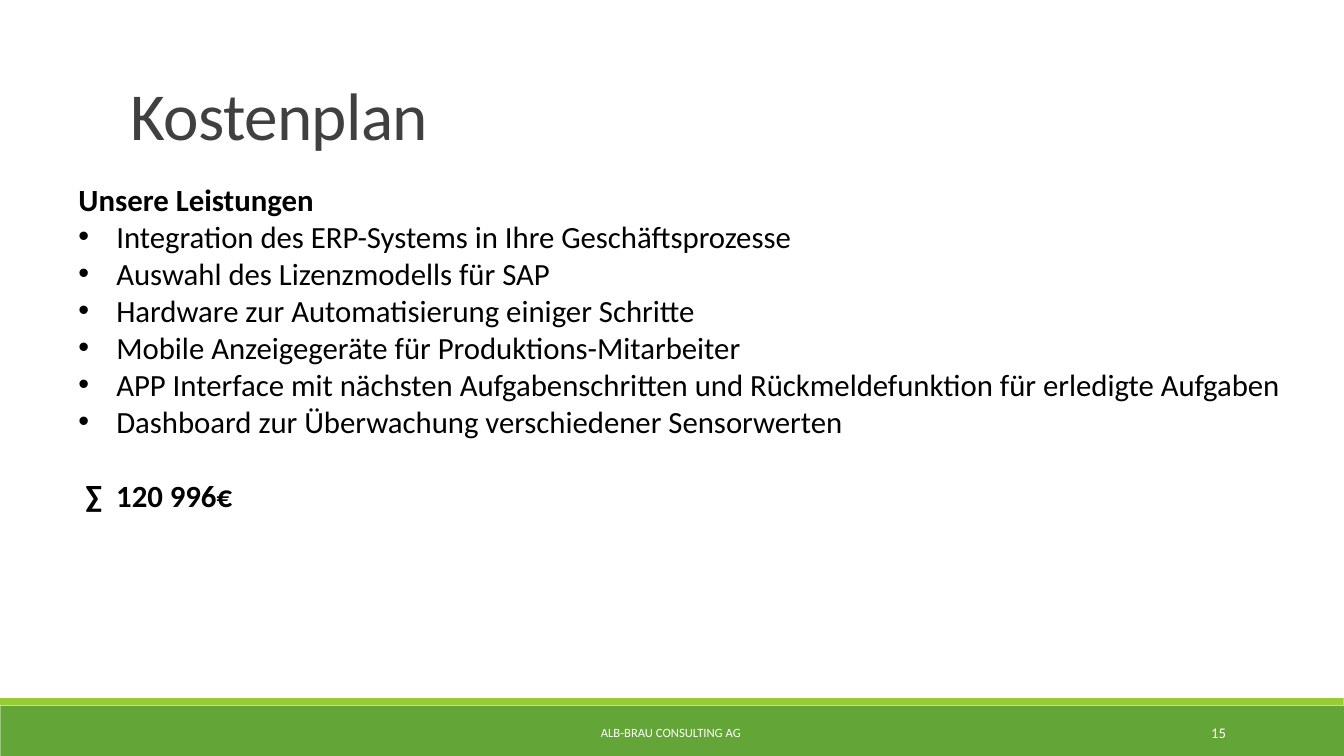
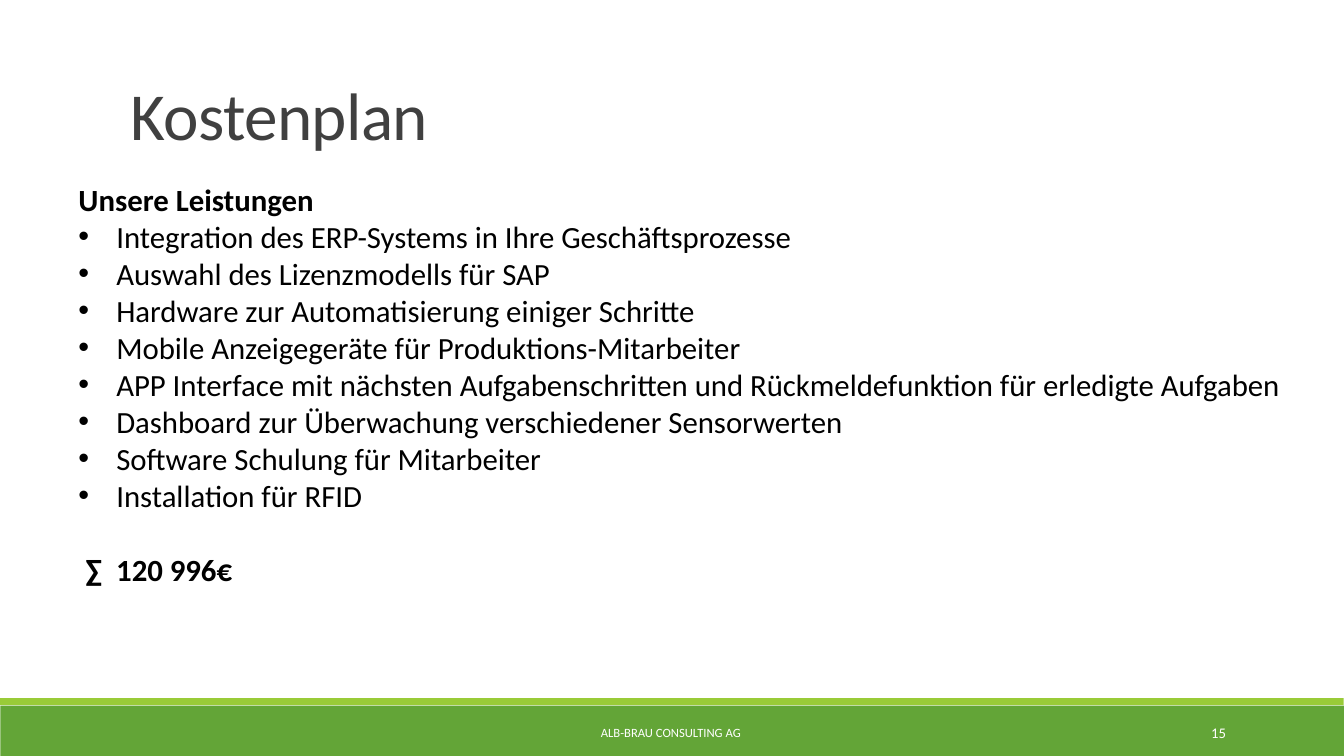
Before and after one commit to albae3333/DigitaleFabrik, a slide deck: slide 15 of Präsentation/Präsentation.pptx. Drawn at 1344x756 pixels with LibreOffice and Linux fonts; fonts in the diff are those of the drawing. Boxes give left, top, right and bottom in pixels: in the first picture for what was removed or moved away, otherwise in the second. Text is boxed around its words. In the diff, an @@ line names an element or a change of style, - is before the commit and + after.

Commit message:
updated presentation

```diff
--- a/Präsentation/Präsentation.pptx
+++ b/Präsentation/Präsentation.pptx
@@ text at <box>116,448,541,508</box>: paragraphs added @@
+• Software Schulung für Mitarbeiter
+• Installation für RFID
```
Also in this commit, not shown: 1 other file.
